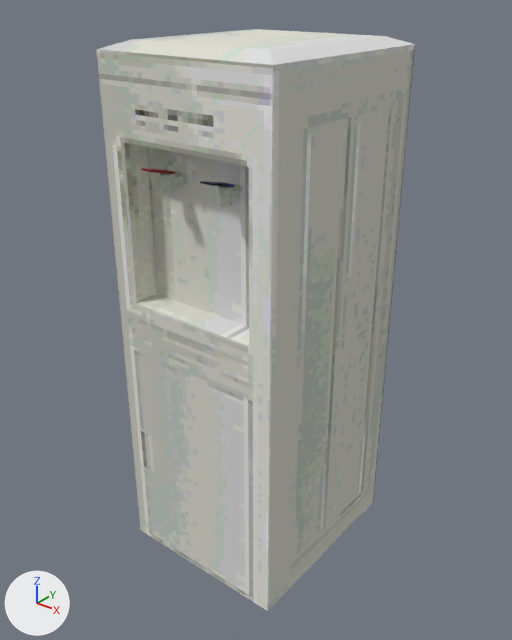
An edit to the glTF model models/objects/enviroments/02/02_water_cooler_destructible.glb, drawn before and after from the same camera.
The view is the same before and after, from a 50 mm lens placed at (0.838, -1.051, 1.172), pointed at (0.01, -0.016, 0.531). Every picture has the same lights, and +X, +Y and +Z are marked at lower left. The first picture is the older version. Where no turn or scale is listed for an object, it has been applied to the vertices.

Script lines for the objects in view, before the commit:
```python
me_plane_086 = bpy.data.meshes.new('Plane.086')
me_plane_086.from_pydata(...)  # 142 vertices, 256 faces; spans x -0.189..0.189, y -0.235..0.214, z 0.0..1.081
me_plane_086.materials.append(mat_watercooler)  # picture img_watercooler
ob_water_cooler = bpy.data.objects.new('water_cooler', me_plane_086)
ob_water_cooler.location = (0.01, 0.0, 0.0)
```
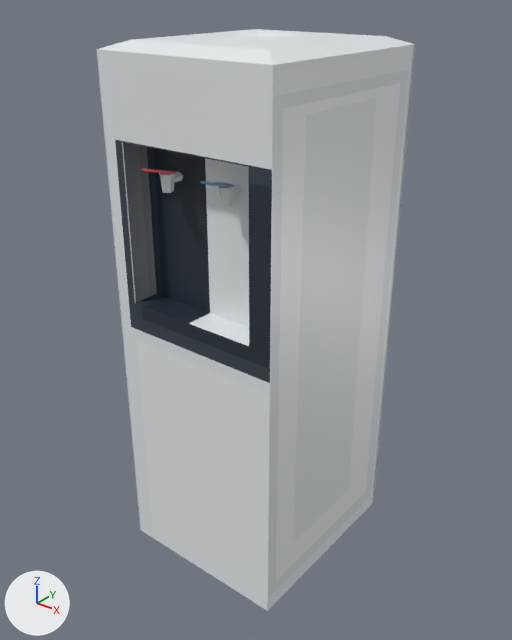
Edits to the bpy script that builds the scene:
```text
Add img_clean_modern_cooler_atlas:
    img_clean_modern_cooler_atlas = load_image('Clean_Modern_Cooler_Atlas', '_unpacked/Clean_Modern_Cooler_Atlas', 512, 512, 'sRGB')
Add mat_modern_white_polymer:
    mat_modern_white_polymer = principled_material('Modern_White_Polymer')
    mat_modern_white_polymer.texture = img_clean_modern_cooler_atlas  # with its transparency
    mat_modern_white_polymer.roughness = 0.38
Change me_plane_086:
    where me_plane_086.from_pydata(...)  # 142 vertices, 256 faces; spans x -0.189..0.189, y -0.235..0.214, z 0.0..1.081
    remove me_plane_086.materials.append(mat_watercooler)  # picture img_watercooler
    add me_plane_086.materials.append(mat_modern_white_polymer)  # picture img_clean_modern_cooler_atlas
```

Changed parts and their boxes [x1, y1, x2, y2] in the pictures (512 x 640 px):
'water_cooler', recoloured: [97, 29, 415, 611] in both
